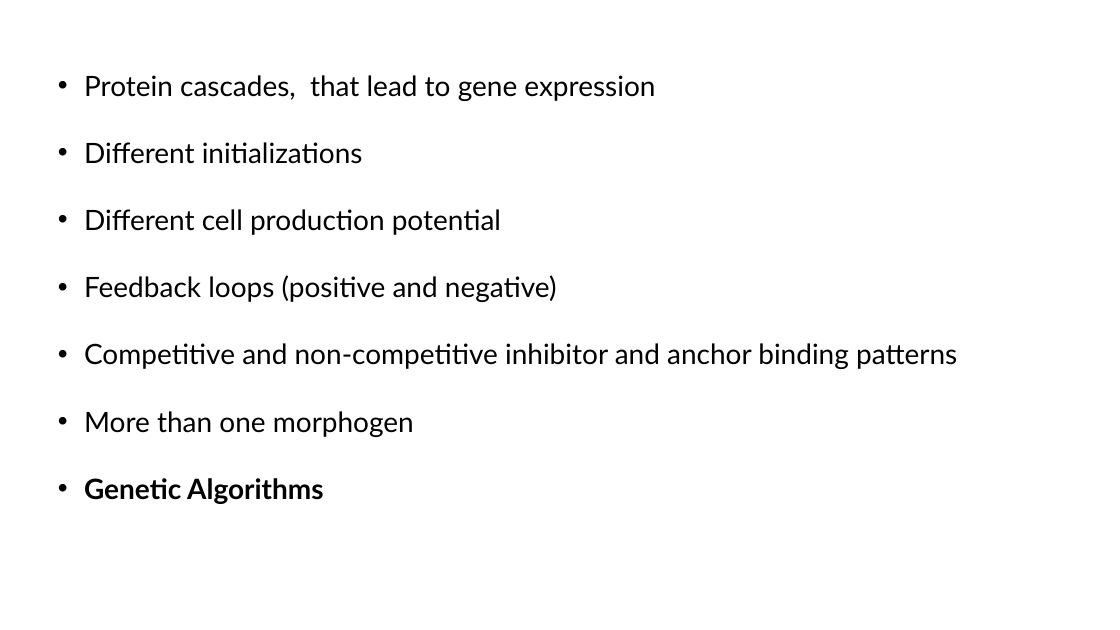
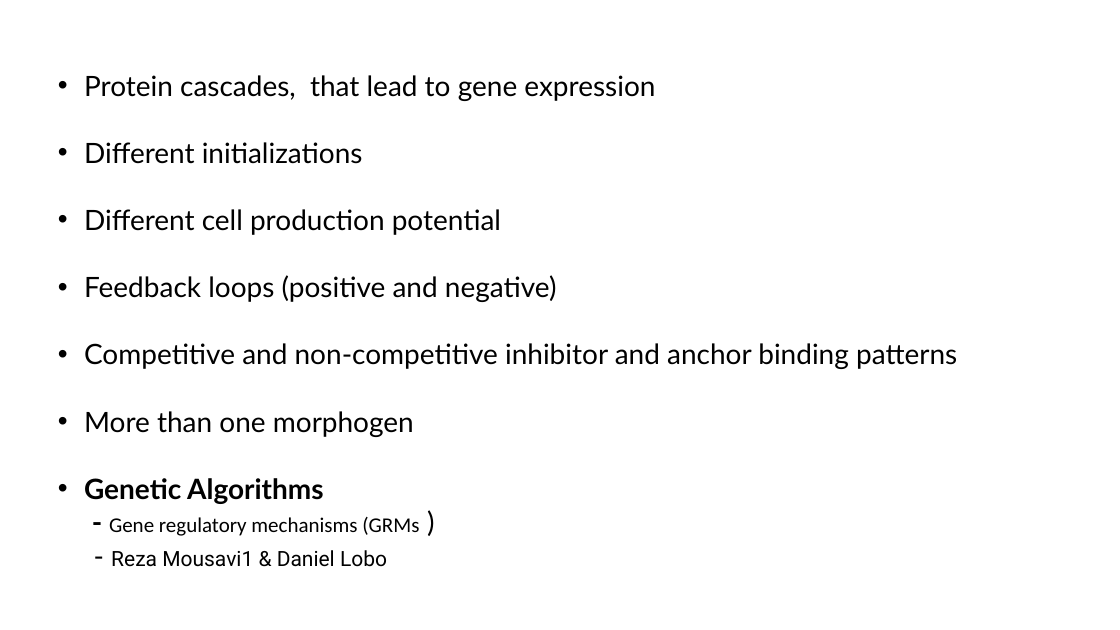
Before and after one commit to LoqmanSamani/grn-designer, a slide deck: slide 7 of sim_system.pptx. Drawn at 1120x630 pixels with LibreOffice and Linux fonts; fonts in the diff are those of the drawing. Boxes give left, top, right and bottom in pixels: in the first picture for what was removed or moved away, otherwise in the second. Text is boxed around its words. In the diff, an @@ line names an element or a change of style, - is before the commit and + after.

```diff
--- a/sim_system.pptx
+++ b/sim_system.pptx
@@ text at bbox=[109, 517, 419, 567]: paragraphs added @@
+- Gene regulatory mechanisms (GRMs )
+- Reza Mousavi1 & Daniel Lobo
```
Also in this commit, not shown: 2 other slides changed.
